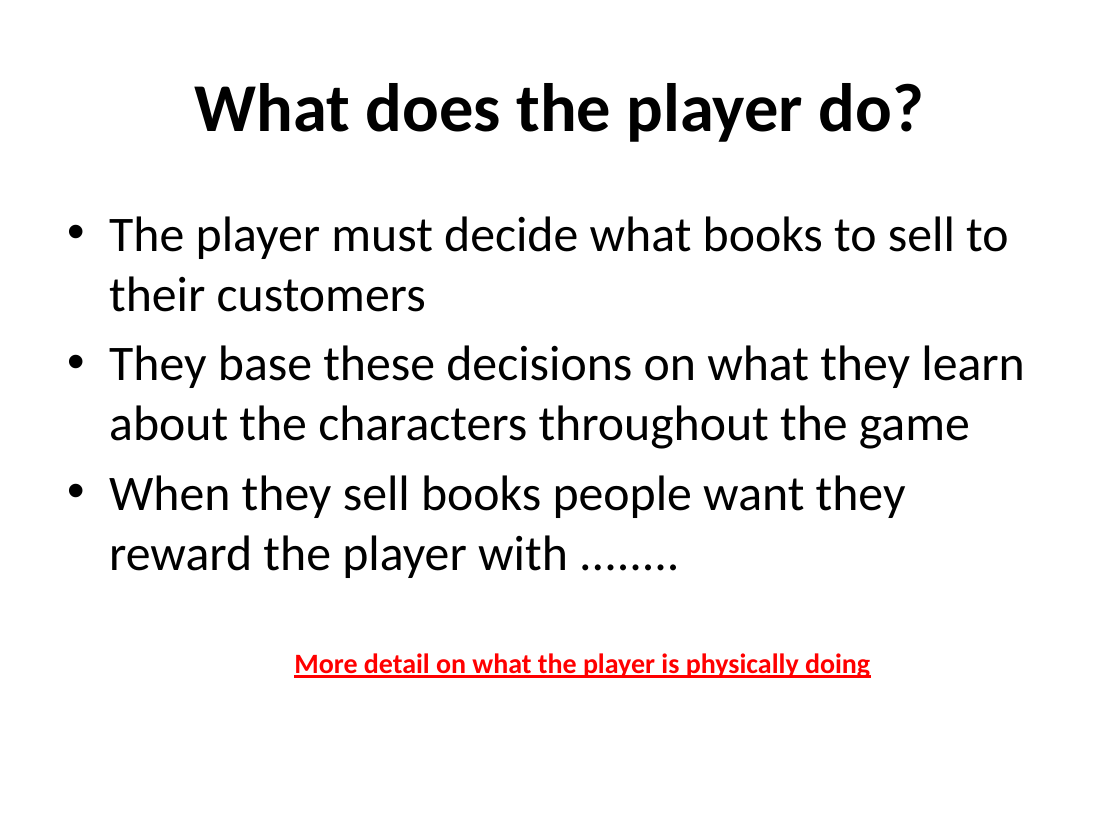
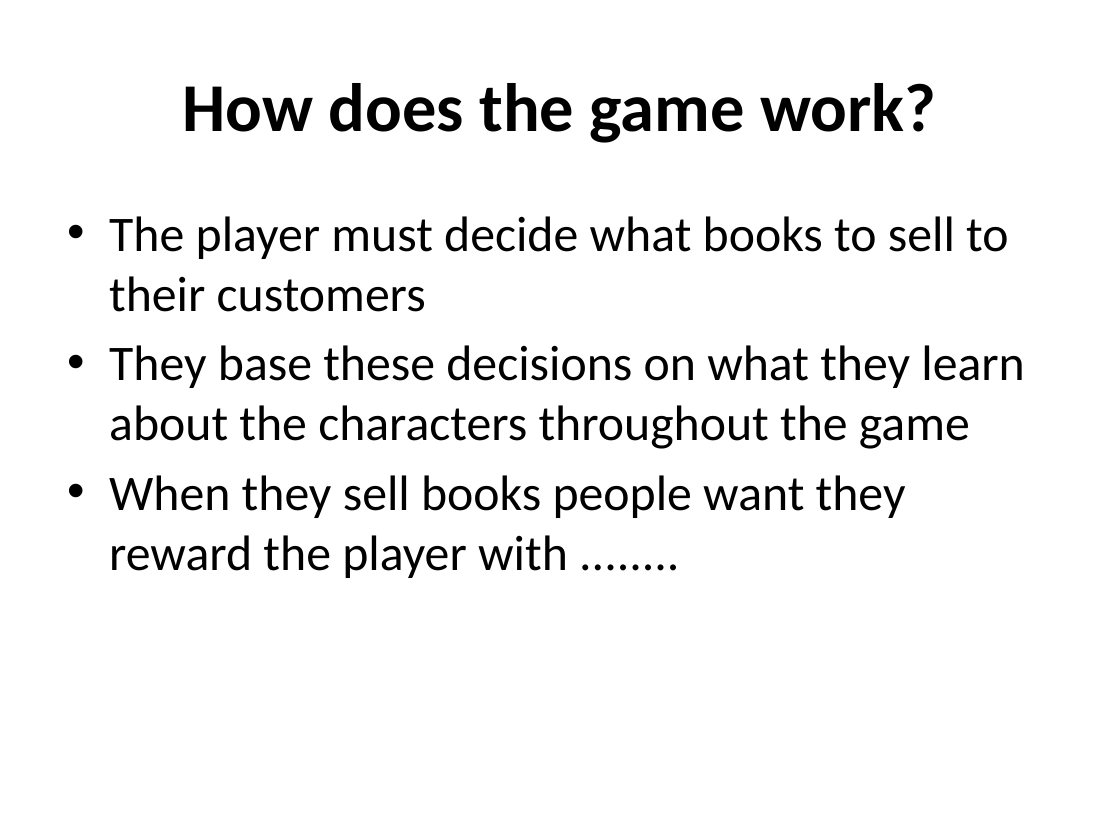
Before and after one commit to UoSGamesGroups/first-semester-lvl4-5-group-7, a slide deck: slide 6 of Powerpoints/Presentation-01-WIP.pptx (slide 5 before the commit). Drawn at 1120x840 pixels with LibreOffice and Linux fonts; fonts in the diff are those of the drawing. Boxes give left, top, right and bottom in pixels: in the first picture for what was removed or moved away, otherwise in the second. Text is boxed around its words. In the diff, an @@ line names an element or a change of style, - is before the commit and + after.

```diff
--- a/Powerpoints/Presentation-01-WIP.pptx
+++ b/Powerpoints/Presentation-01-WIP.pptx
@@ title at box(183, 83, 936, 143): text changed @@
-What does the player do?
+How does the game work?
@@ text removed at box(294, 653, 870, 678) @@
-More detail on what the player is physically doing
```
Also in this commit, not shown: 3 slides added, 4 slides removed.
